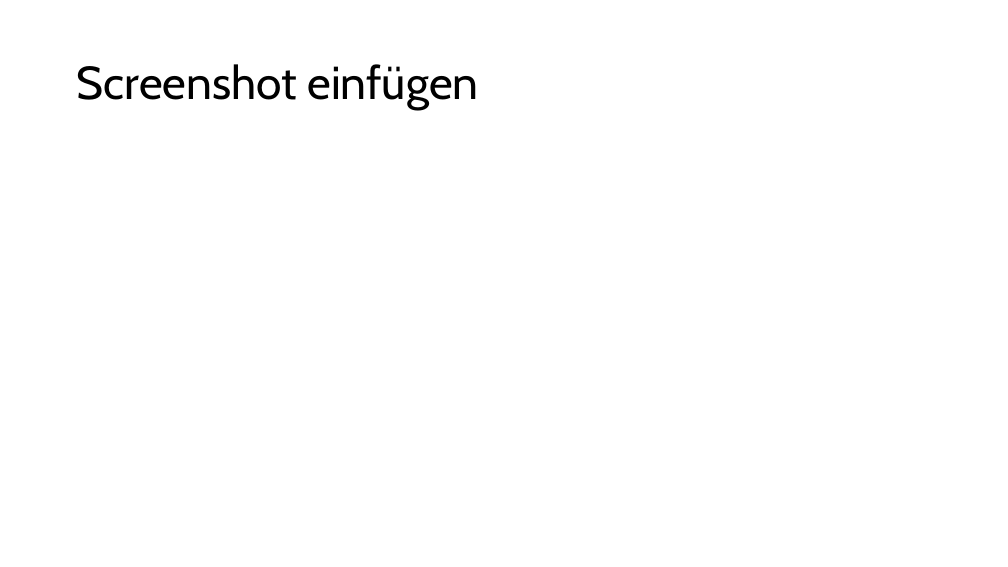
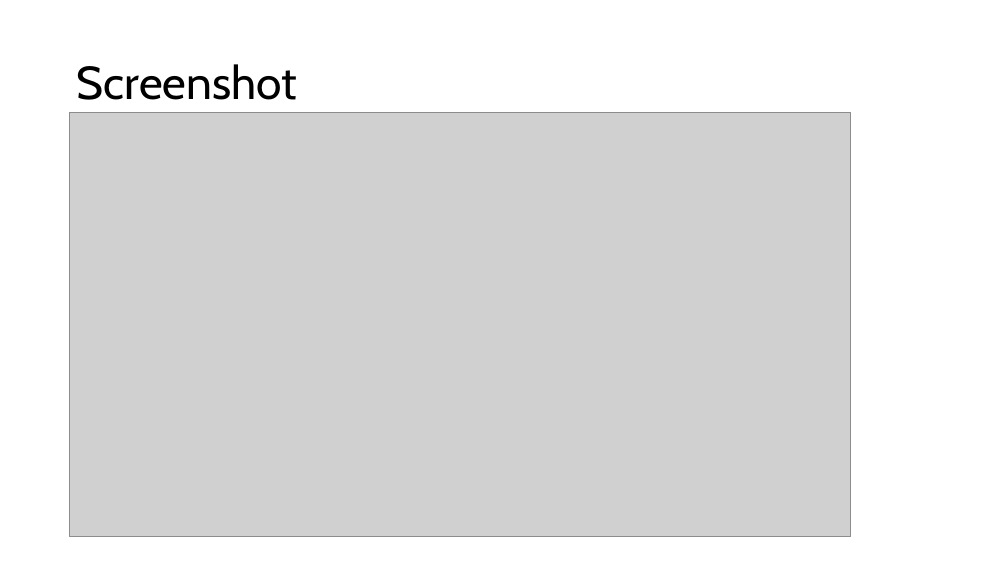
Before and after one commit to rawi-FHGR/PW-Dashboard, a slide deck: slide 5 of presentation.pptx. Drawn at 1008x567 pixels with LibreOffice and Linux fonts; fonts in the diff are those of the drawing; grey boxes stand for pictures. Boxes give left, top, right and bottom in pixels: in the first picture for what was removed or moved away, otherwise in the second. Text is boxed around its words. In the diff, an @@ line names an element or a change of style, - is before the commit and + after.

```diff
--- a/presentation.pptx
+++ b/presentation.pptx
@@ title at <box>77,64,297,100</box>: text changed @@
-Screenshot einfügen
+Screenshot
@@ picture added at <box>70,112,851,537</box> @@
```
Also in this commit, not shown: 1 other slide changed.
